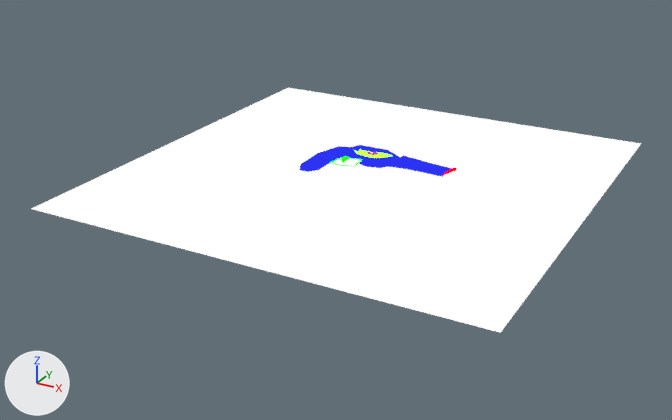
An edit to the Blender file manipular_historia/obj_3d_usados/arma-2d.blend, drawn before and after from the same camera.
Both versions are drawn from a 50 mm lens placed at (9.92, -19.42, 8.26), pointed at (-0.37, -0.71, -1.1). Arrows for +X, +Y and +Z are at lower left; the lights stay in place.

Names of what the first picture shows: 'BezierCurve', 'BezierCurve.001', 'Plane'.
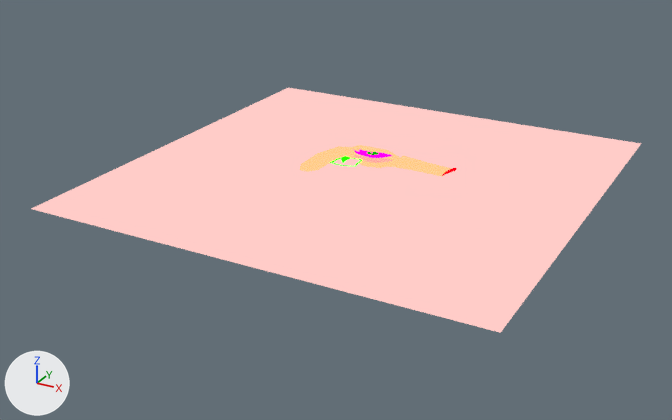
What differs and where, as boxes (x1, y1, x2, y2) in the pictures (672 x 420 px):
```json
{"object": "Plane", "change": "recoloured", "before": [31, 88, 641, 333], "after": [31, 88, 641, 333], "on screen": "white to pink"}
{"object": "BezierCurve.001", "change": "recoloured", "before": [354, 149, 393, 158], "after": [354, 149, 393, 158]}
```

The change, as JSON lines over the scene's bpy script:
```json
{"op": "set", "path": "mat_material_002.base_color", "old": "(1.0, 1.0, 1.0)", "new": "(1.0, 0.602, 0.577)", "note": "white #ffffff -> pink #ffccc8"}
{"op": "set", "path": "mat_material_003.base_color", "old": "(0.218, 0.89, 0.0171)", "new": "(0.89, 0.0, 0.281)", "note": "green #81f223 -> pink #f20090"}
{"op": "add", "block": "mat_cor", "code": ["mat_cor = principled_material('Cor')", "mat_cor.base_color = (0.8, 0.718, 0.149)  # yellow #e7dc6c", "mat_cor.metallic = 0.909", "mat_cor.roughness = 0.141", "mat_cor.ior = 1.45", "mat_cor.alpha = 0.705", "mat_cor.specular_ior_level = 0.586", "mat_cor.specular_tint = (0.991, 0.987, 0.961)  # white #fefefb", "mat_cor.transmission_weight = 4.0", "mat_cor.emission_color = (0.817, 0.331, 0.0439)  # orange #e99c3b", "mat_cor.emission_strength = 1.0"]}
{"op": "remove", "block": "cu_beziercurve", "code": "cu_beziercurve.materials.append(mat_arma)  # blue #2c33f2"}
{"op": "add", "block": "cu_beziercurve", "code": "cu_beziercurve.materials.append(mat_cor)  # yellow #e7dc6c"}
```
